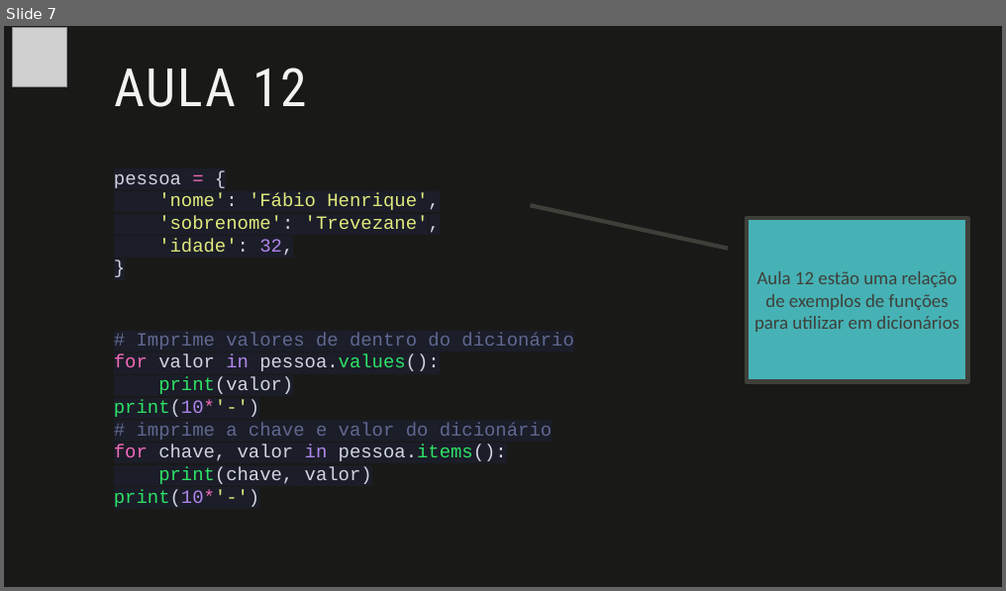
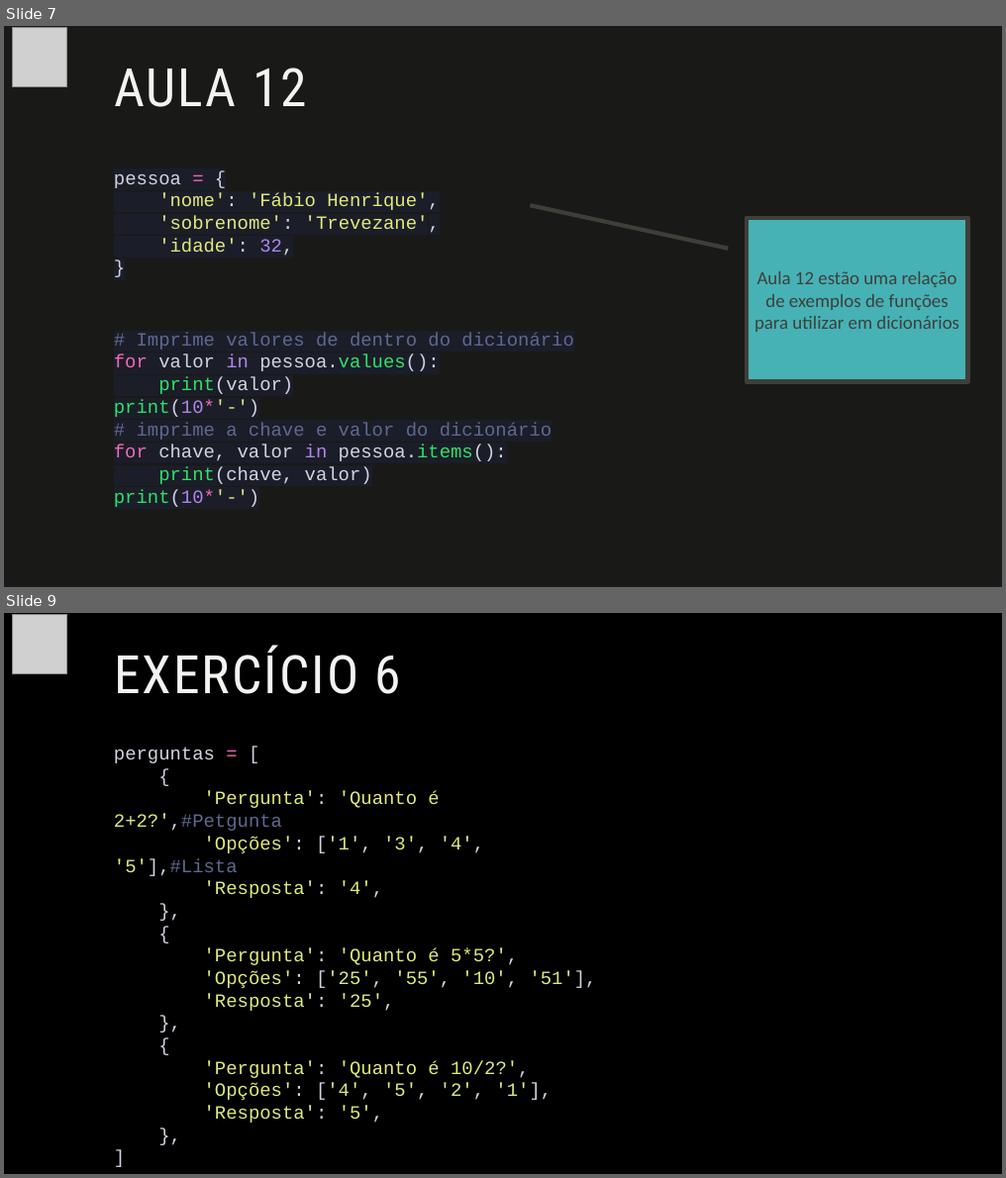
Before and after one commit to fabio-sudo/PythonCurso, a slide deck: Python_Dev/Python Intermediário/Material Python/2- Dicionários em Python.pptx. Shown one above the other, each under a label of ours: slide 7 before the commit, slides 7 and 9 after it; the slides between them are not shown. The pictures are 1006x591 and 1006x1178 pixels, drawn with LibreOffice and Linux fonts; fonts in the diff are those of the drawing; grey boxes stand for pictures. Boxes give left, top, right and bottom in pixels: in the first picture for what was removed or moved away, otherwise in the second. Text is boxed around its words. In the diff, an @@ line names an element or a change of style, - is before the commit and + after.

```diff
--- a/Python_Dev/Python Intermediário/Material Python/2- Dicionários em Python.pptx
+++ b/Python_Dev/Python Intermediário/Material Python/2- Dicionários em Python.pptx
@@ slide 9 added at [4, 613, 1002, 1174], background #000000 @@
@@ picture added at [12, 615, 66, 673] @@
@@ title added at [114, 646, 401, 694], 51 pt, text #F3F3F2 @@
+EXERCÍCIO 6
@@ text added at [114, 747, 597, 1123], 18 pt, text #E0E97C @@
+perguntas = [
+{
+'Pergunta': 'Quanto é 2+2?',#Petgunta
+'Opções': ['1', '3', '4', '5'],#Lista
+'Resposta': '4',
+},
+{
+'Pergunta': 'Quanto é 5*5?',
+'Opções': ['25', '55', '10', '51'],
+'Resposta': '25',
+},
+{
+'Pergunta': 'Quanto é 10/2?',
+'Opções': ['4', '5', '2', '1'],
+'Resposta': '5',
+},
+]
```
Also in this commit, not shown: 1 other slide added, 5 other files.
